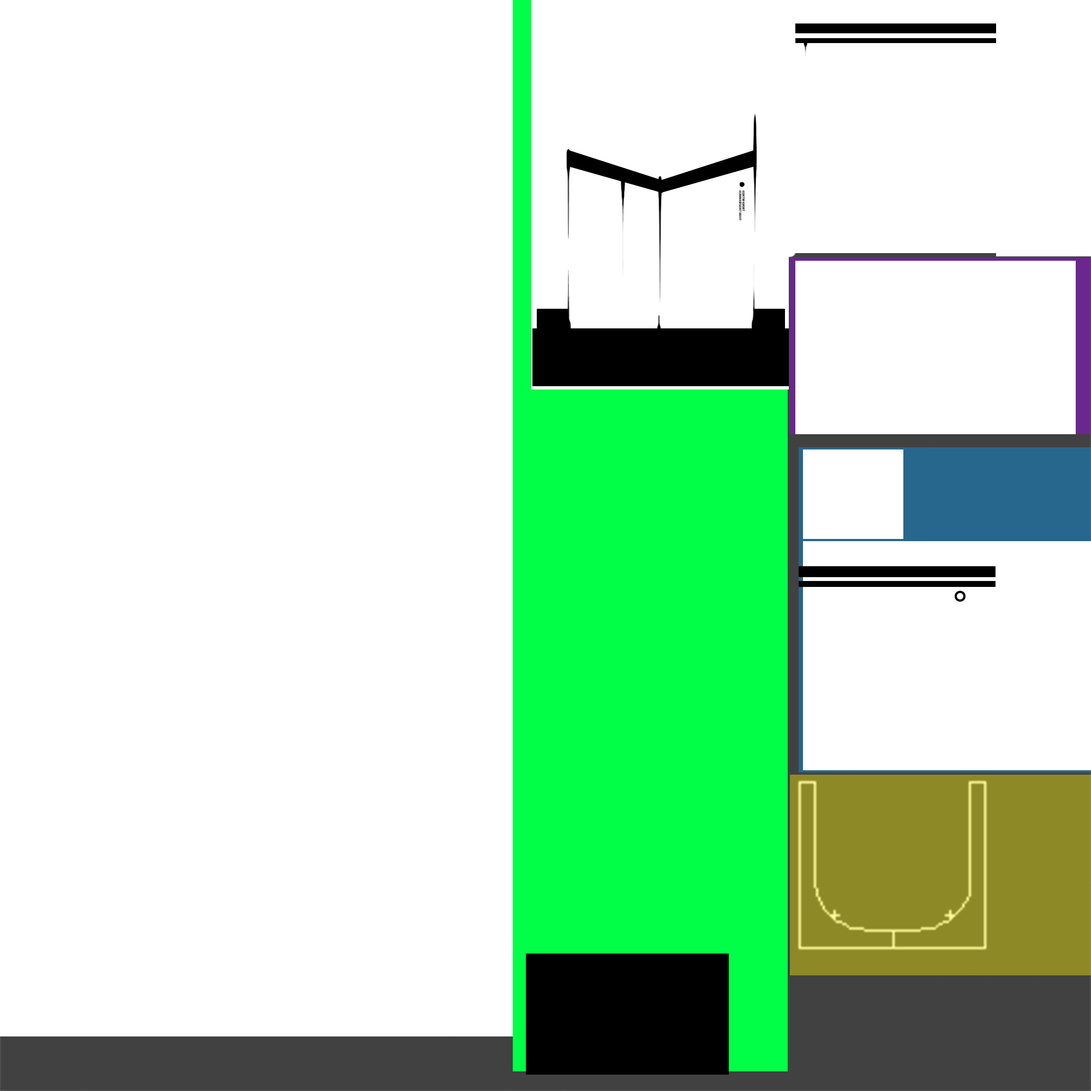
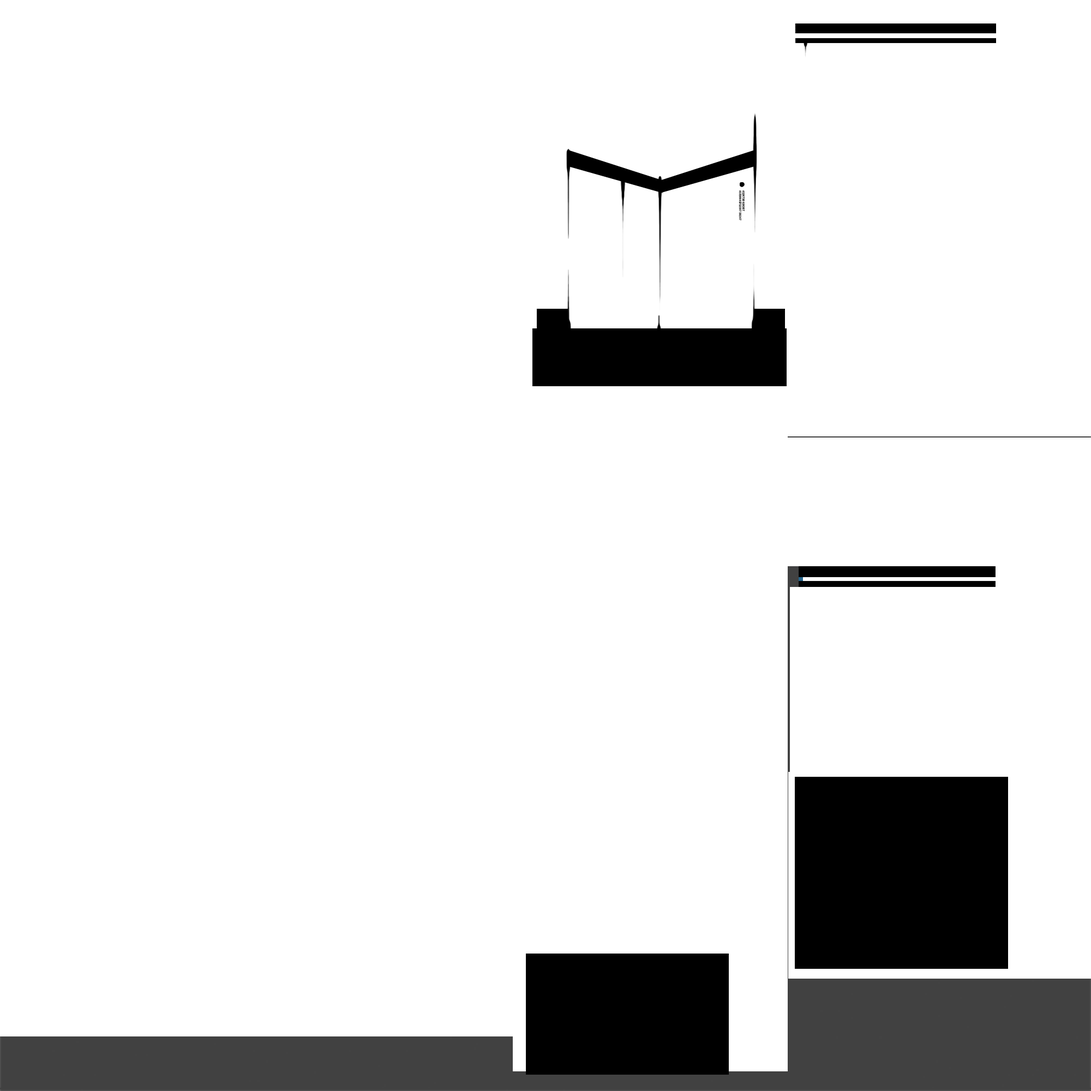
Two versions of the same layered image (1091x1091). Layer-by-layer changes:
added layer "Layer 14" above "Layer 15" over bbox(513, 0, 1091, 1072)
added layer "Layer 15" above "Layer 12 copy" over bbox(788, 772, 1091, 980)
